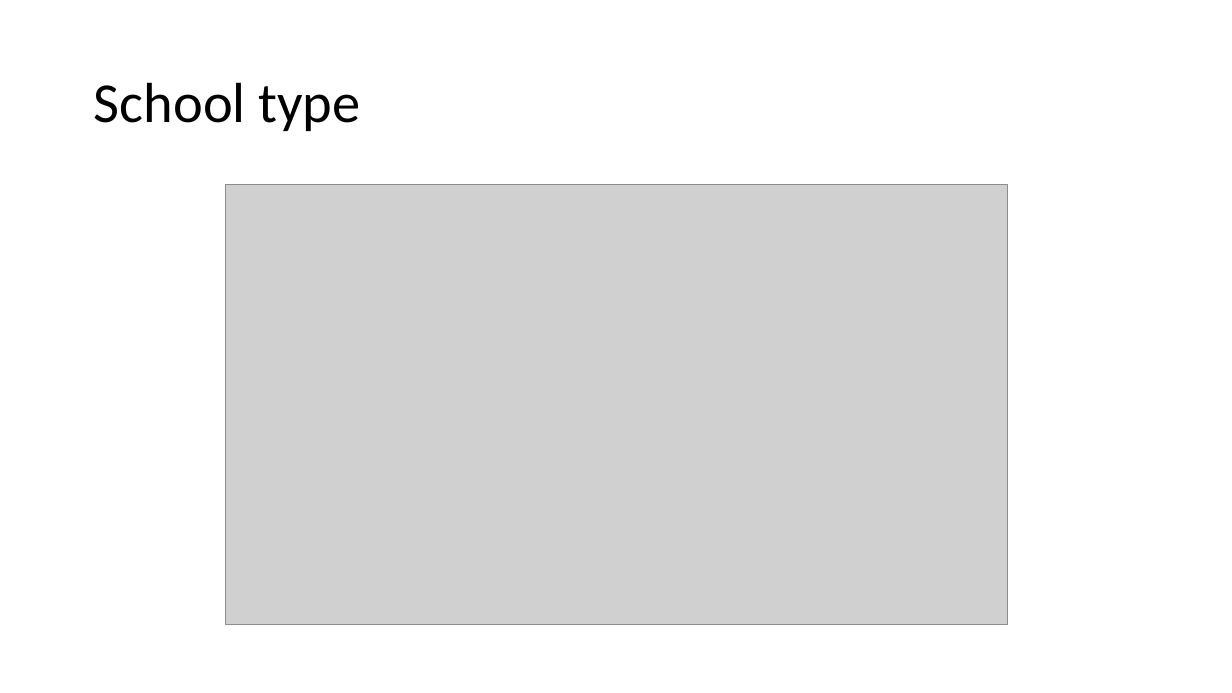
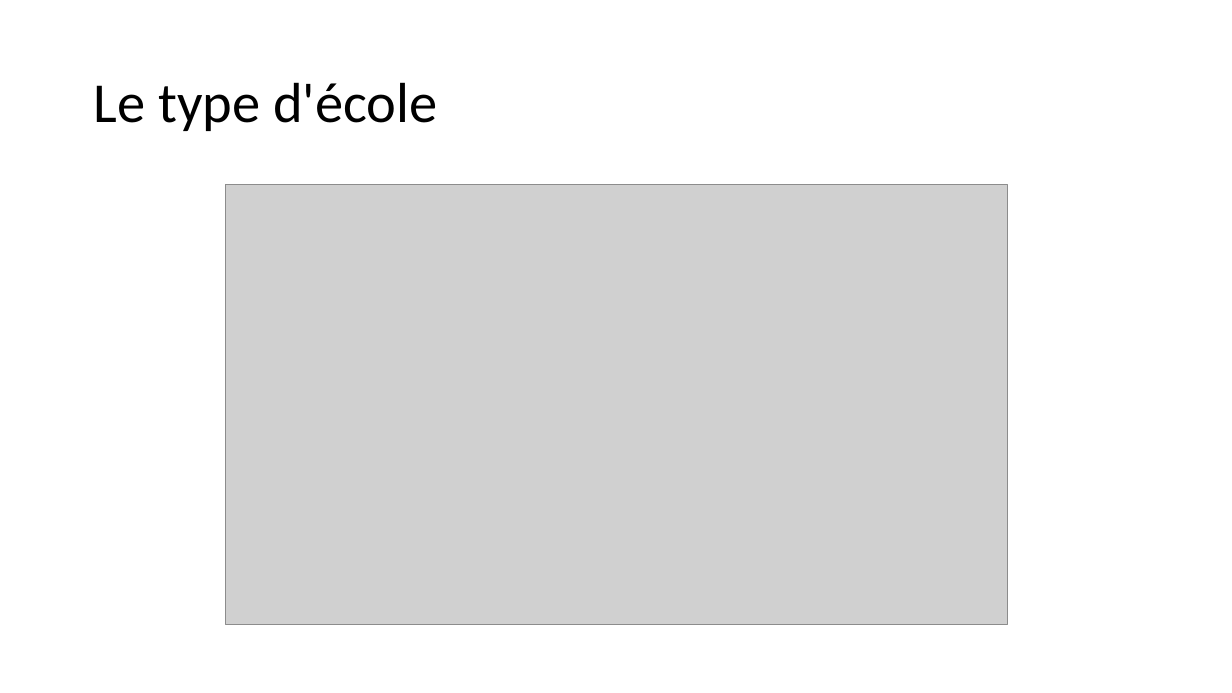
Before and after one commit to QvHub/student_alcohol_consumption, a slide deck: slide 21 of maya_khaled_quentin_alcool_et_jeunes.pptx. Drawn at 1232x693 pixels with LibreOffice and Linux fonts; fonts in the diff are those of the drawing; grey boxes stand for pictures. Boxes give left, top, right and bottom in pixels: in the first picture for what was removed or moved away, otherwise in the second. Text is boxed around its words. In the diff, an @@ line names an element or a change of style, - is before the commit and + after.

```diff
--- a/maya_khaled_quentin_alcool_et_jeunes.pptx
+++ b/maya_khaled_quentin_alcool_et_jeunes.pptx
@@ title at (94, 82, 437, 131): text changed @@
-School type
+Le type d'école
```
Also in this commit, not shown: 16 other slides changed.
